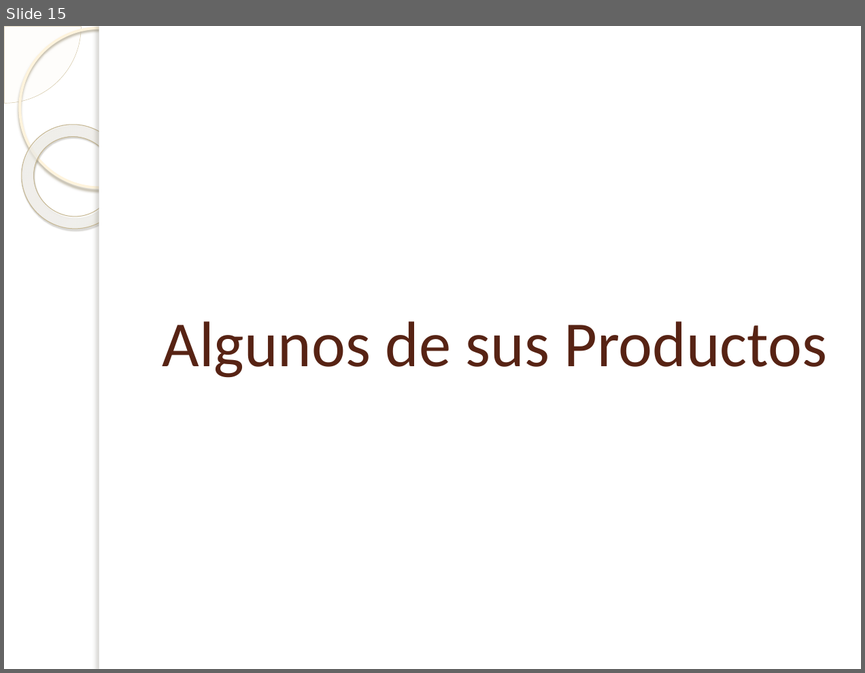
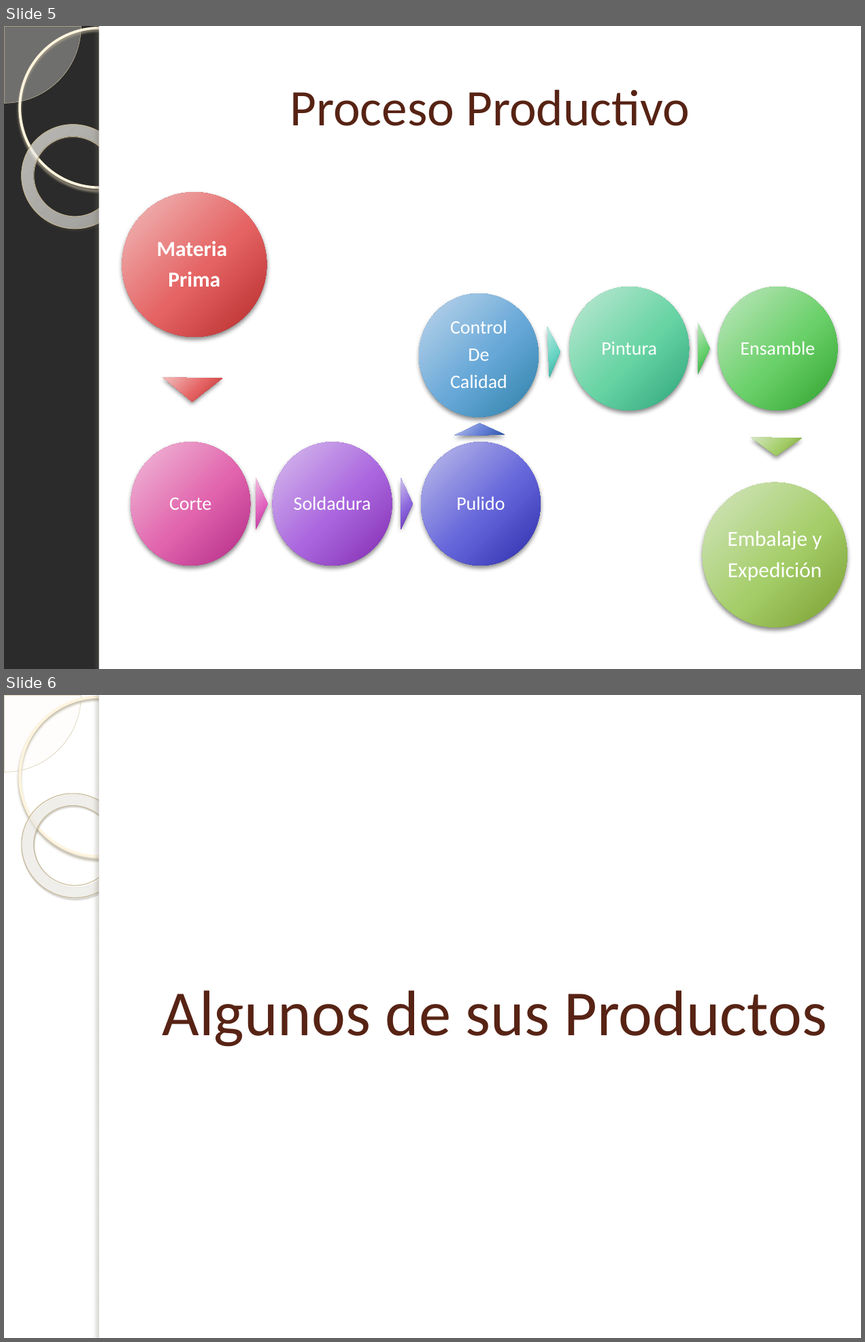
Before and after one commit to Bloodclot24/empresitas, a slide deck: Presentacion/Presentacion.pptx. Shown one above the other, each under a label of ours: slide 15 before the commit, slides 5 and 6 after it. The pictures are 865x673 and 865x1342 pixels, drawn with LibreOffice and Linux fonts; fonts in the diff are those of the drawing; background and template pictures are left out; a plain dark background stands for a picture behind light text. Boxes give left, top, right and bottom in pixels: in the first picture for what was removed or moved away, otherwise in the second. Text is boxed around its words. In the diff, an @@ line names an element or a change of style, - is before the commit and + after.

```diff
--- a/Presentacion/Presentacion.pptx
+++ b/Presentacion/Presentacion.pptx
@@ slide 5 added at (4,26,861,669), background picture (left out); not listed: 5 template elements that a slide beside it also shows @@
@@ title added at (290,89,689,126), 43 pt, text #572314 @@
+Proceso Productivo
@@ group added at (122,192,847,626): 8 ellipses, 8 texts, 7 triangles @@
+Materia
+Prima
+Corte
+Soldadura
+Pulido
+Control
+De
+Calidad
+Pintura
+Ensamble
+Embalaje y
+Expedición
@@ what was slide 15 is now slide 6 @@
```
Also in this commit, not shown: 9 slides changed, 1 other slide added, 7 other files.
